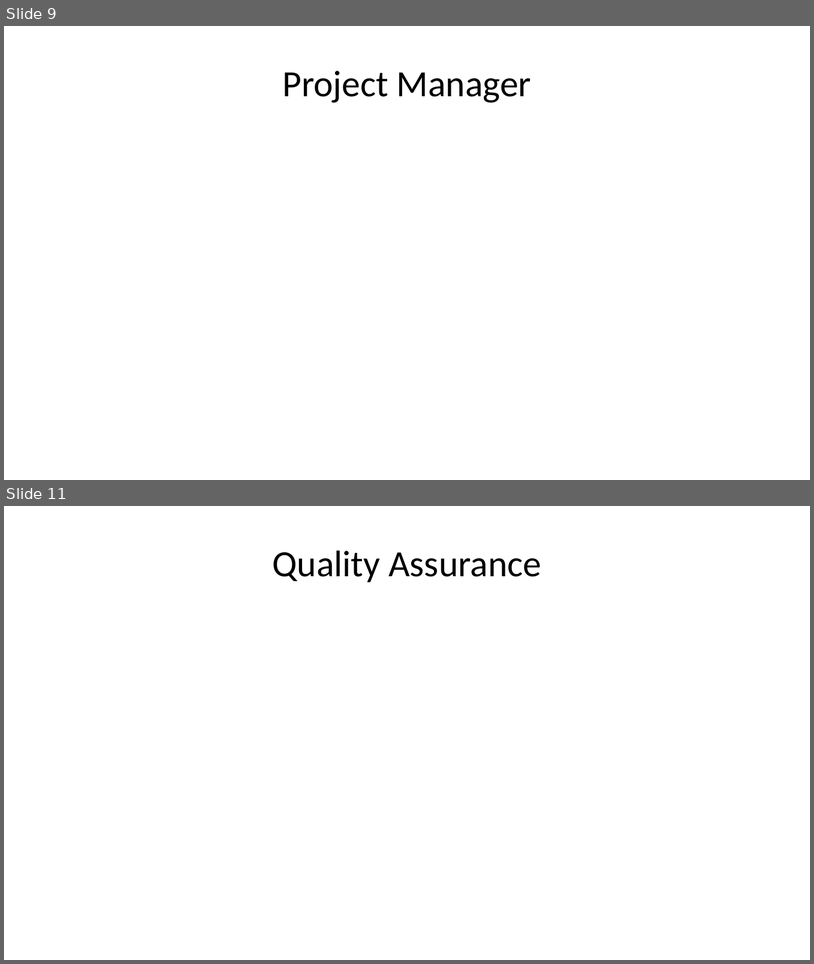
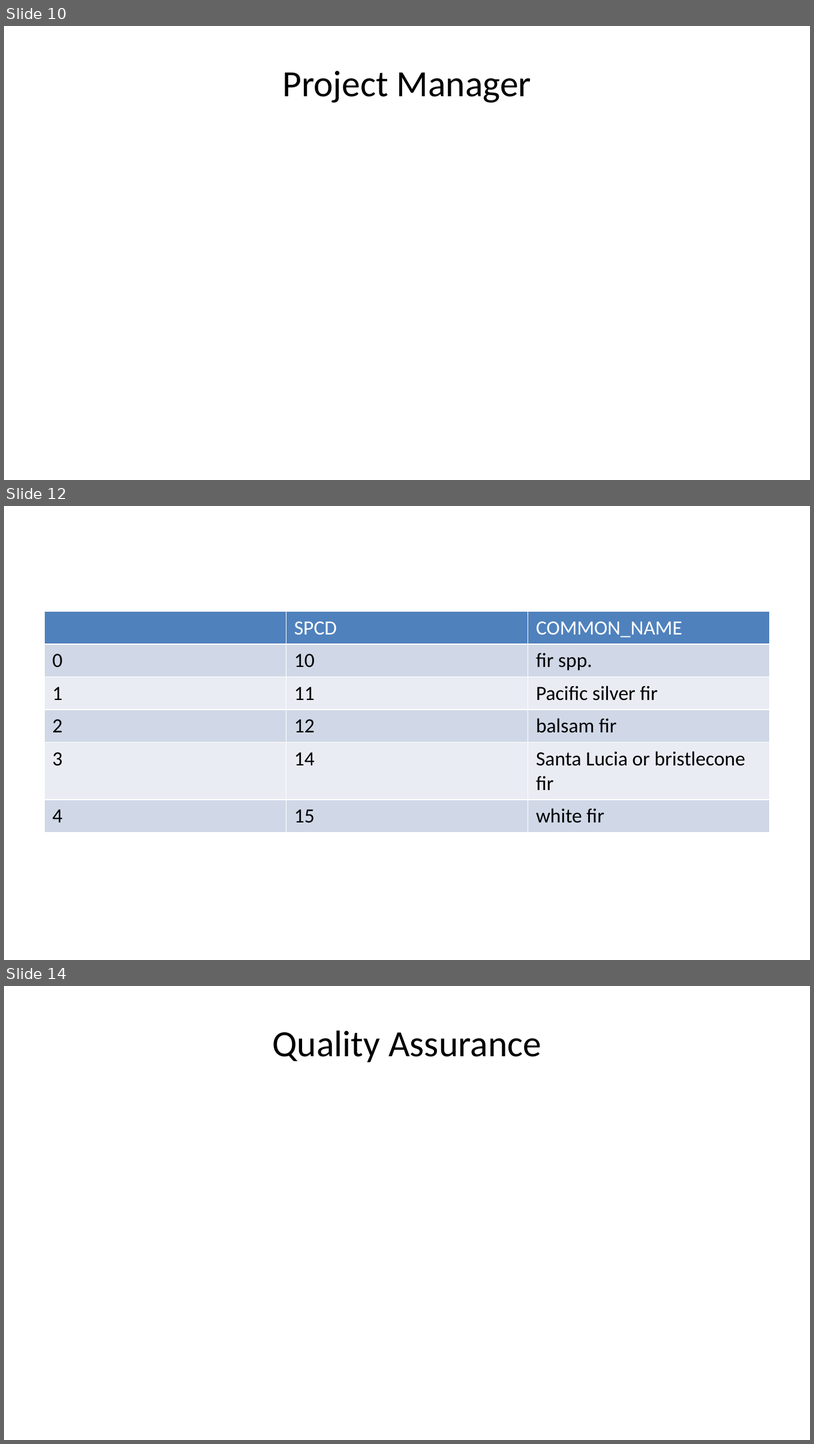
Before and after one commit to deancallahan25/Redwood-Analytics-Portfolio, a slide deck: Project-3/individual-models/data/presentation.pptx. Shown one above the other, each under a label of ours: slides 9 and 11 before the commit, slides 10, 12 and 14 after it; the slides between them are not shown. The pictures are 814x964 and 814x1444 pixels, drawn with LibreOffice and Linux fonts; fonts in the diff are those of the drawing. Boxes give left, top, right and bottom in pixels: in the first picture for what was removed or moved away, otherwise in the second. Text is boxed around its words. In the diff, an @@ line names an element or a change of style, - is before the commit and + after.

```diff
--- a/Project-3/individual-models/data/presentation.pptx
+++ b/Project-3/individual-models/data/presentation.pptx
@@ slide 12 added at <box>4,506,810,960</box>, background #FFFFFF @@
@@ table added at <box>44,612,770,911</box>, 6 rows, 3 columns @@
+ | SPCD | COMMON_NAME
+0 | 10 | fir spp.
+1 | 11 | Pacific silver fir
+2 | 12 | balsam fir
+3 | 14 | Santa Lucia or bristlecone fir
+4 | 15 | white fir
@@ what was slide 9 is now slide 10 @@
@@ what was slide 11 is now slide 14 @@
```
Also in this commit, not shown: 2 slides changed, 3 other slides added, 1 slide removed, 5 other files.
